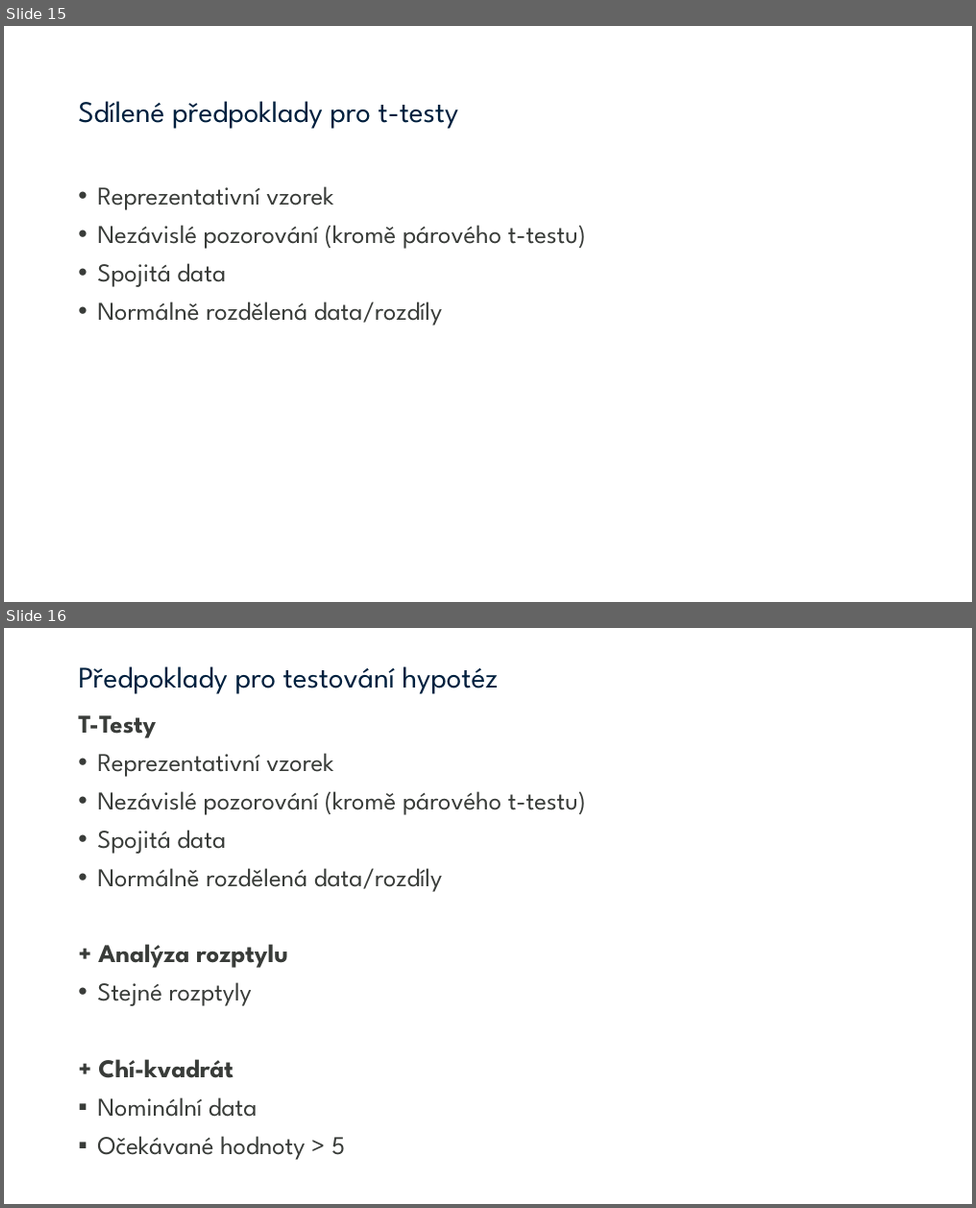
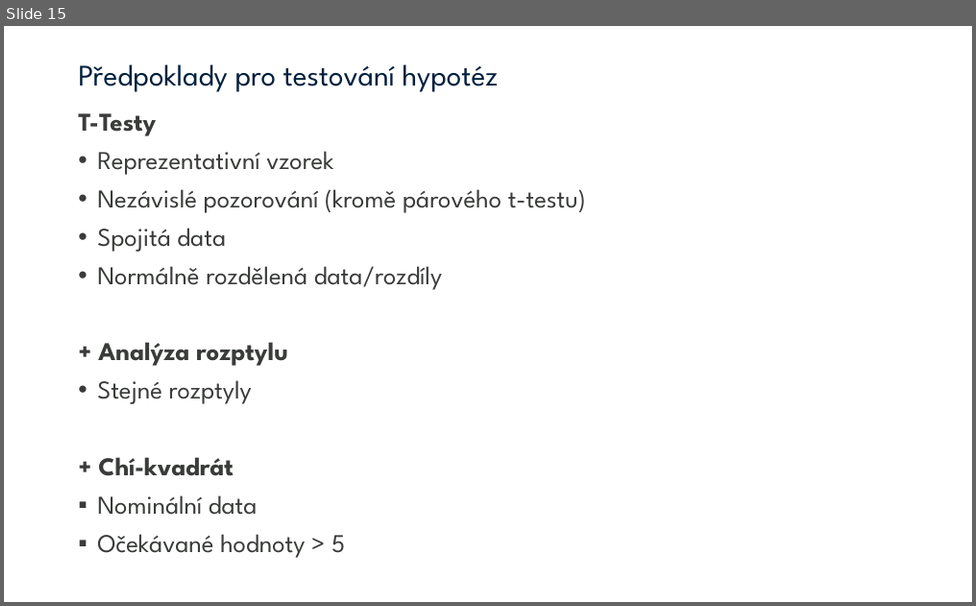
Before and after one commit to MichalLauer/datova-analyza-excel, a slide deck: Prezentace/3_Testovani_hypotez.pptx. Shown one above the other, each under a label of ours: slides 15 and 16 before the commit, slide 15 after it. The pictures are 976x1208 and 976x606 pixels, drawn with LibreOffice and Linux fonts; fonts in the diff are those of the drawing; background and template pictures are left out. Boxes give left, top, right and bottom in pixels: in the first picture for what was removed or moved away, otherwise in the second. Text is boxed around its words. In the diff, an @@ line names an element or a change of style, - is before the commit and + after.

```diff
--- a/Prezentace/3_Testovani_hypotez.pptx
+++ b/Prezentace/3_Testovani_hypotez.pptx
@@ slide 15 removed at box(4, 26, 972, 602), background #FFFFFF @@
@@ title removed at box(78, 101, 459, 129) @@
-Sdílené předpoklady pro t-testy
@@ text removed at box(97, 186, 586, 326) @@
-• Reprezentativní vzorek
-• Nezávislé pozorování (kromě párového t-testu)
-• Spojitá data
-• Normálně rozdělená data/rozdíly
@@ what was slide 16 is now slide 15 @@
```
Also in this commit, not shown: 2 slides added.
